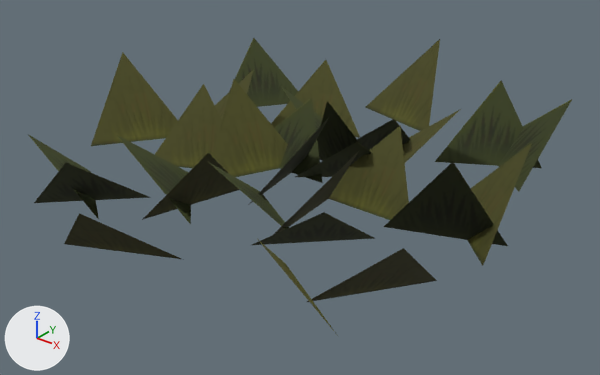
One commit to the glTF model docs/assets/models/decor/dec_Ground_Grass_03_68947.glb: the scene before it, then after it.
Rendered twice from a 50 mm lens placed at (1.668, 4.422, 1.19), pointed at (0.124, 6.352, -0.007). The axes (+X, +Y, +Z) are drawn at lower left. The lights are the same throughout. The first picture is the older version. Where no turn or scale is listed for an object, it has been applied to the vertices.

Objects in the first picture: 'Ground_Grass_03_mesh'.
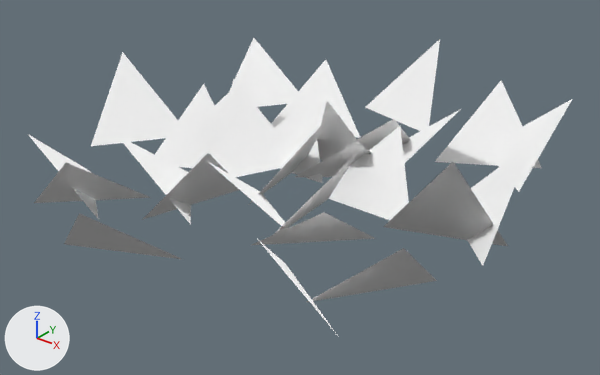
Boxes (x1, y1, x2, y2) around the edits, measured in the pictures (600 x 375 px):
'Ground_Grass_03_mesh', recoloured (lighter)
    both: (28, 38, 572, 337)

Patch to the scene script:
```diff
--- a/docs/assets/models/decor/dec_Ground_Grass_03_68947.glb.py
+++ b/docs/assets/models/decor/dec_Ground_Grass_03_68947.glb.py
@@ mat_jungle_cutout @@
+mat_jungle_cutout = principled_material('jungle_cutout')
+mat_jungle_cutout.base_color = (1.0, 1.0, 1.0)  # white #ffffff
+mat_jungle_cutout.roughness = 0.9
@@ me_ground_grass_03 @@
 me_ground_grass_03.from_pydata(...)  # 87 vertices, 29 faces; spans x -0.76..0.81, y -0.85..0.87, z 0.0..0.31
-me_ground_grass_03.materials.append(mat_jungle_mat_decorations_cutout)
+me_ground_grass_03.materials.append(mat_jungle_cutout)  # white #ffffff
```
